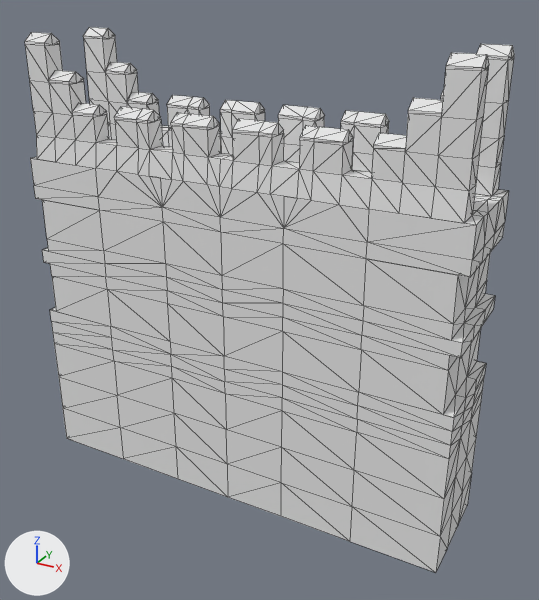
The COLLADA model art/meshes/structural/byza_s_wall_medium.dae: old version first, new version second.
The view is the same before and after, from a 50 mm camera at (19.3, -33.0, 17.9) aimed at (1.1, 0.2, 1.3). Lighting does not change. The marker at lower left points along +X, +Y and +Z. Mesh edges are drawn as thin lines.

Script lines for the objects in view, before the commit:
```python
me_cube_003 = bpy.data.meshes.new('Cube.003')
me_cube_003.from_pydata(...)  # 813 vertices, 1488 faces; spans x -12.5..12.5, y -2.9..3.1, z -10.4..15.0
me_cube_003.materials.append(mat_byzantines_structures)  # white #e7e7e7
ob_byza_wall_medium_001 = bpy.data.objects.new('Byza_wall_medium_001', me_cube_003)
ob_byza_wall_medium_001.location = (0.0, 0.0, 0.0)
```
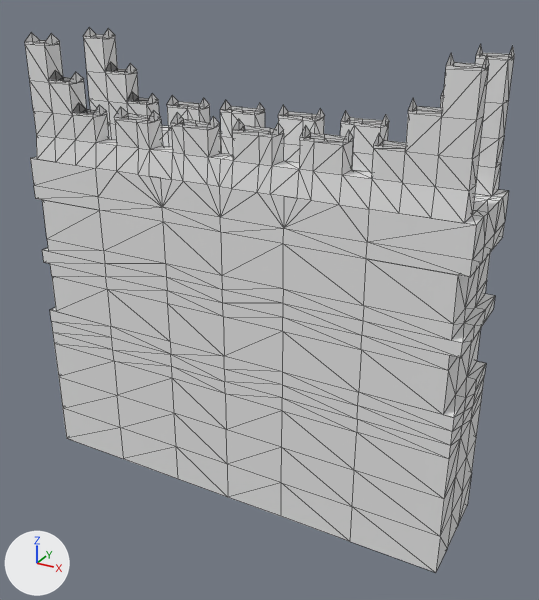
Boxes [x1, y1, x2, y2] around the edits, measured in the pictures (539 x 600 px):
'Byza_wall_medium_001', reshaped: before [25, 27, 514, 573]; after [25, 28, 514, 573]
part 1 of me_cube_003, deleted: before [25, 32, 487, 148]
part 2 of me_cube_003, deleted: before [83, 27, 513, 125]

The change, as a list of edits to the scene's bpy script:
```text
Change me_cube_003:
    used by ob_byza_wall_medium_001; location = (0.0, 0.0, 0.0)
    remove me_cube_003.from_pydata(...)  # 813 vertices, 1488 faces; spans x -12.5..12.5, y -2.9..3.1, z -10.4..15.0
    add me_cube_003.from_pydata(...)  # 805 vertices, 1376 faces; spans x -12.5..12.5, y -2.9..3.1, z -10.4..15.0
    me_cube_003 part 1
    4 vertices are removed from x -5.0..5.0, y -2.2, z 11.5
    56 faces are deleted
    me_cube_003 part 2
    4 vertices are removed from x -5.0..5.0, y 2.3, z 11.5
    56 faces are deleted
```
